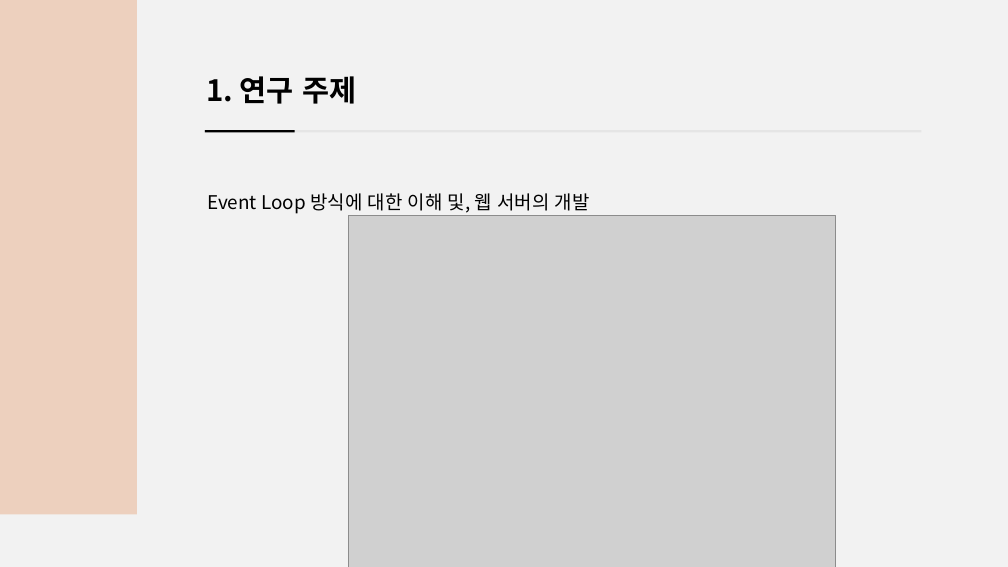
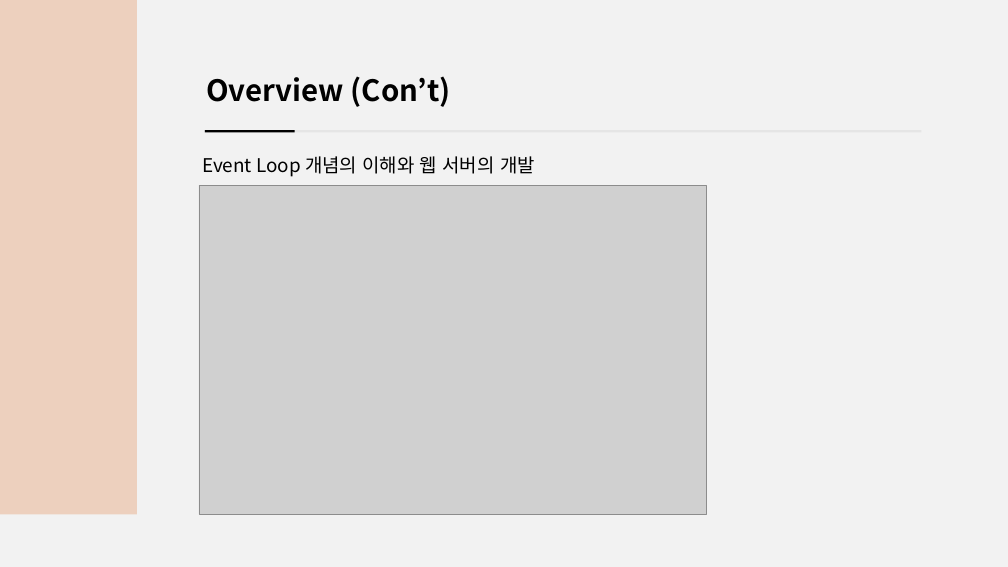
Before and after one commit to tjdans1114/PITT, a slide deck: slide 4 of Documents/창의적통합설계0921발표.pptx (slide 3 before the commit). Drawn at 1008x567 pixels with LibreOffice and Linux fonts; fonts in the diff are those of the drawing; grey boxes stand for pictures. Boxes give left, top, right and bottom in pixels: in the first picture for what was removed or moved away, otherwise in the second. Text is boxed around its words. In the diff, an @@ line names an element or a change of style, - is before the commit and + after.

```diff
--- a/Documents/창의적통합설계0921발표.pptx
+++ b/Documents/창의적통합설계0921발표.pptx
@@ text at (206, 76, 451, 107): text changed @@
-1. 연구 주제
+Overview (Con’t)
@@ text at (202, 156, 535, 177): text changed @@
-Event Loop 방식에 대한 이해 및, 웹 서버의 개발
+Event Loop 개념의 이해와 웹 서버의 개발
@@ picture: place and size @@
-picture at (349, 216, 836, 567)
+picture at (199, 185, 706, 514)
```
Also in this commit, not shown: 10 other slides changed, 3 slides added, 6 other files.
